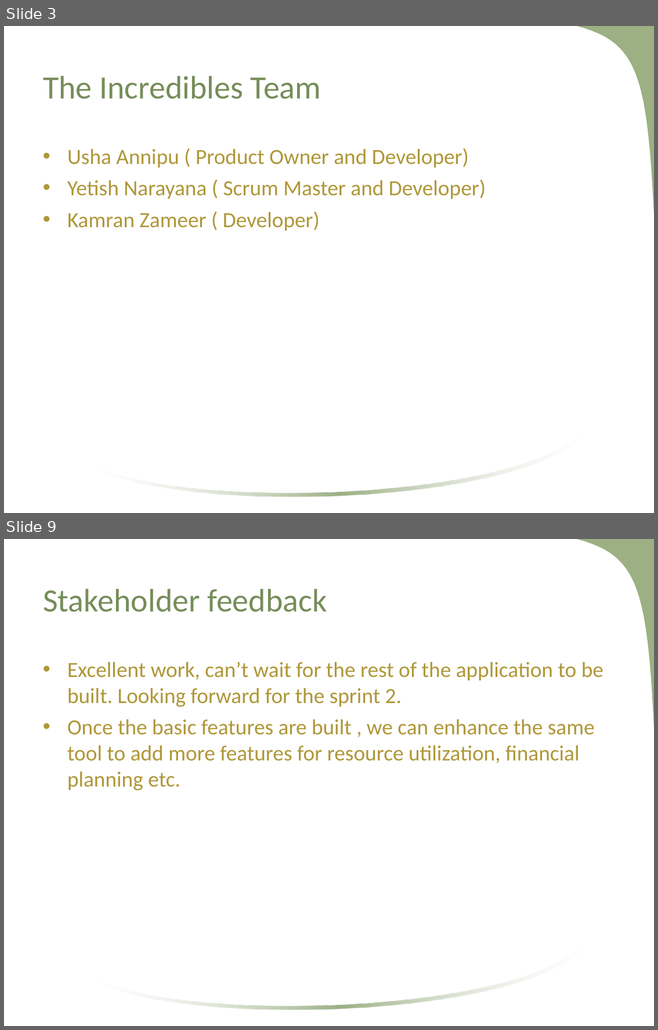
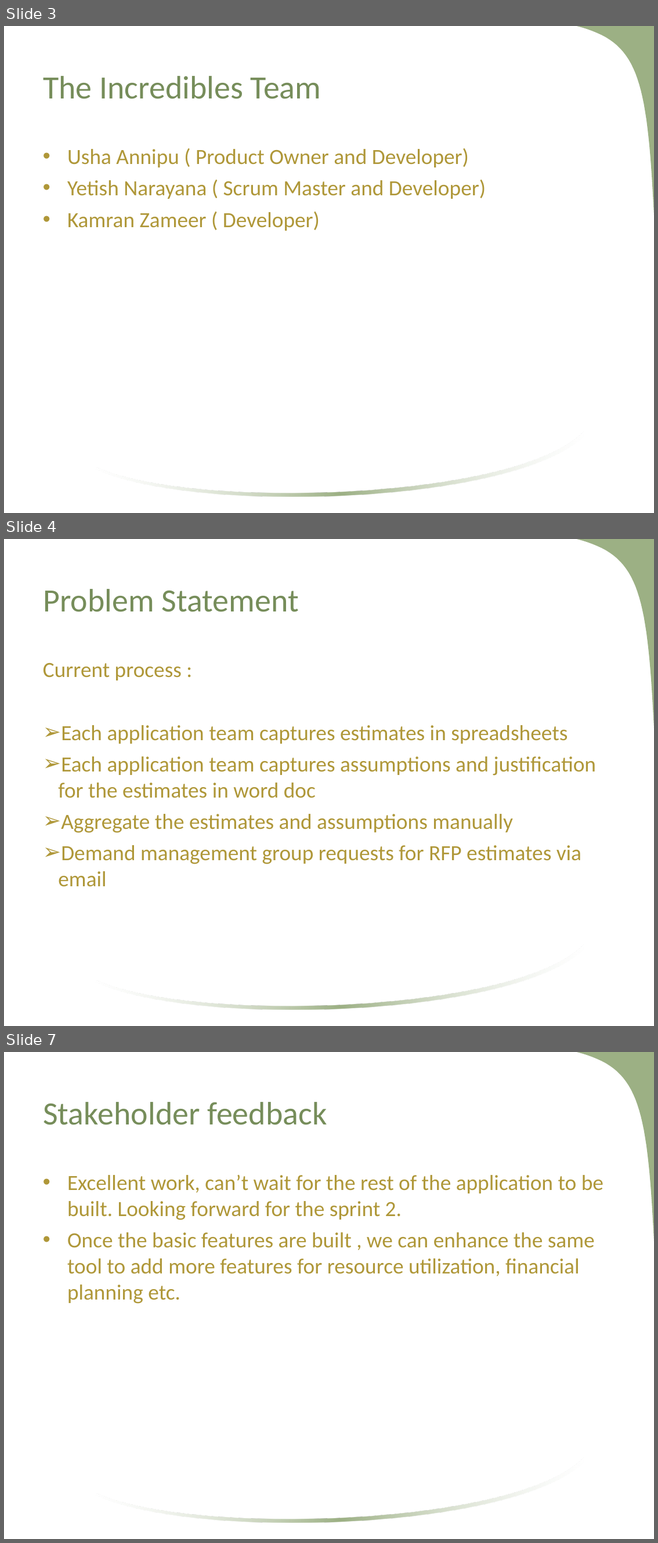
Before and after one commit to kamranzameer/agileFinalProject, a slide deck: docs/WorkPackage Management -Project Proposal.ppt. Shown one above the other, each under a label of ours: slides 3 and 9 before the commit, slides 3, 4 and 7 after it; the slides between them are not shown. The pictures are 658x1030 and 658x1543 pixels, drawn with LibreOffice and Linux fonts; fonts in the diff are those of the drawing; background and template pictures are left out. Boxes give left, top, right and bottom in pixels: in the first picture for what was removed or moved away, otherwise in the second. Text is boxed around its words. In the diff, an @@ line names an element or a change of style, - is before the commit and + after.

Commit message:
Work management presentation updated

```diff
--- a/docs/WorkPackage Management -Project Proposal.ppt
+++ b/docs/WorkPackage Management -Project Proposal.ppt
@@ slide 4 added at [4, 539, 654, 1026], background #FFFFFF; not listed: 2 template elements that a slide beside it also shows @@
@@ title added at [43, 589, 299, 612], 36 pt, text #768D5A @@
+Problem Statement
@@ text added at [43, 663, 596, 887], 24 pt, text #AF9738 @@
+Current process :
+➢ Each application team captures estimates in spreadsheets
+➢ Each application team captures assumptions and justification for the estimates in word doc
+➢ Aggregate the estimates and assumptions manually
+➢ Demand management group requests for RFP estimates via email
@@ what was slide 9 is now slide 7 @@
```
Also in this commit, not shown: 3 slides changed, 1 other slide added, 5 slides removed.
